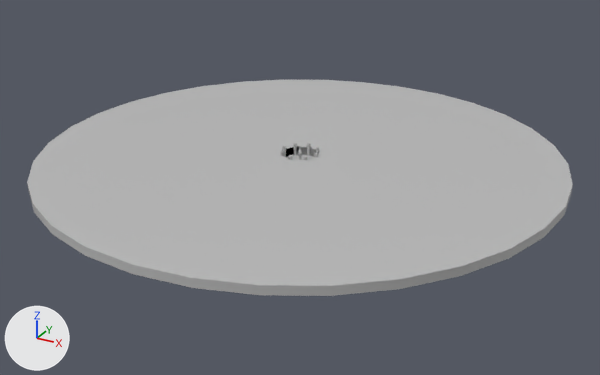
The FBX model GameTemplate/Game/Assets/level3D/stage0.fbx as it was, and as the next commit left it.
Rendered twice from a 50 mm camera at (1820.0, -3309.0, 1513.0) aimed at (32.0, -58.0, -113.0). Every picture has the same lights, and +X, +Y and +Z are marked at lower left. Where no turn or scale is listed for an object, it has been applied to the vertices. Vertices at the same position are counted once.

In view in the first picture: 'background2'.
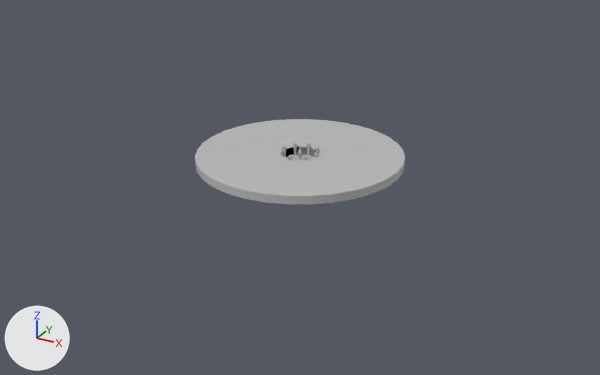
Boxes (x1, y1, x2, y2) around the edits, measured in the pictures (600 x 375 px; the box of a moved part takes in the faces that stretch with it):
'background2', reshaped (61% narrower, 60% shorter)
    before: (27, 80, 573, 296)
    after: (195, 119, 405, 204)
part 1 of me_mesh, moved or reshaped
    before: (132, 157, 566, 296)
    after: (244, 157, 397, 204)
part 2 of me_mesh, moved or reshaped
    before: (27, 113, 288, 274)
    after: (195, 136, 288, 198)
part 3 of me_mesh, moved or reshaped
    before: (100, 80, 400, 149)
    after: (214, 119, 345, 149)
part 4 of me_mesh, moved or reshaped
    before: (313, 87, 573, 212)
    after: (312, 123, 405, 180)

The edits, one by one:
me_mesh is used by ob_background2; location (0.0, 0.0, 0.0).
me_mesh had 2239 vertices, 4088 faces and spanned x -1270.0..1270.0, y -1270.0..1270.0, z 0.0..60.0.
me_mesh now has 2239 vertices, 4088 faces and spans x -508.0..508.0, y -508.0..508.0, z 0.0..60.0.
me_mesh part 1: 18 of the vertices in x 0.0..1270.0, y -1270.0..0.0, z 0.0..41.0 are scaled about their middle by (0.4, 0.4, 1).
me_mesh part 2: 16 of the vertices in x -1270.0..-248.0, y -1246.0..0.0, z 0.0..41.0 are scaled about their middle by (0.4, 0.4, 1).
me_mesh part 3: 16 of the vertices in x -1246.0..0.0, y 248.0..1270.0, z 0.0..41.0 are scaled about their middle by (0.4, 0.4, 1).
me_mesh part 4: 14 of the vertices in x 248.0..1246.0, y 248.0..1245.0, z 0.0..41.0 are scaled about their middle by (0.4, 0.4, 1).
